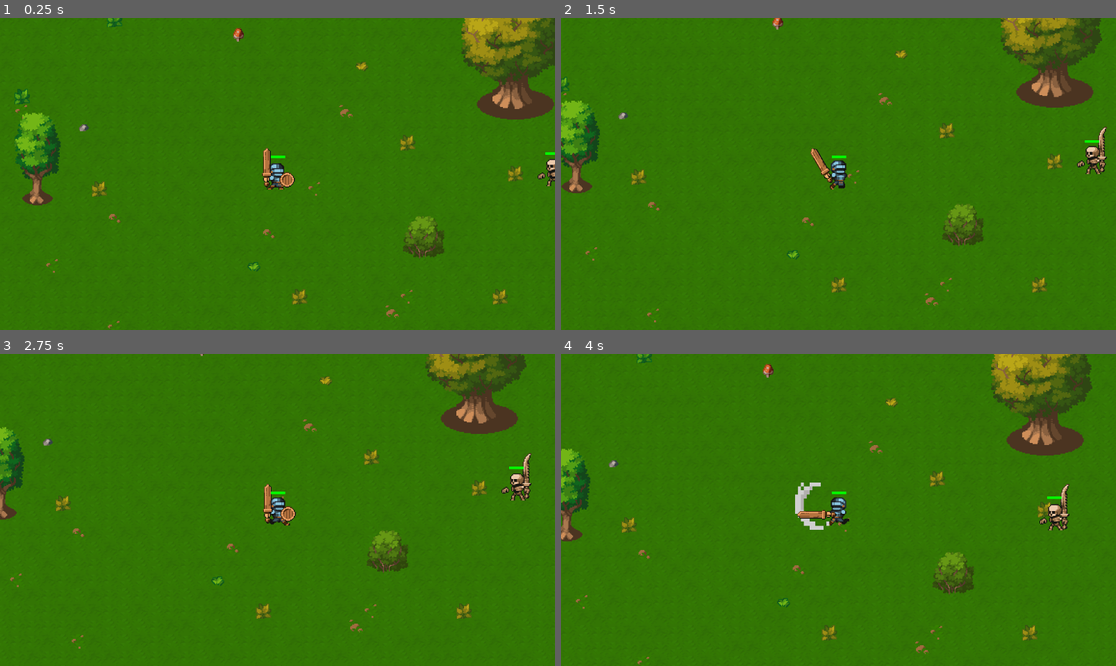
Above: before the commit, frames 1-4 (two rows, left to right).
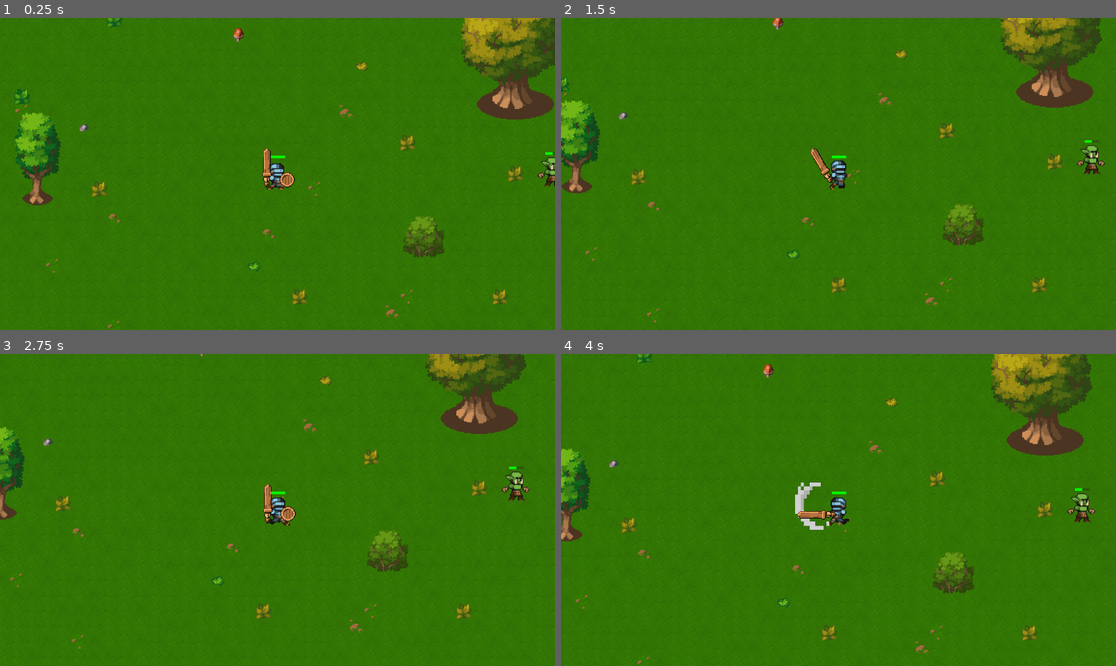
Above: after the commit, the same moments.

Repository: danielrc14/godot-web-game
Game: Godot game, scene res://scenes/main.tscn
Two runs of this game, one before a commit and one after it. Both use one fixed random seed, a clock stepped at 60 frames per second and the inputs below.
Inputs (mouse positions are in pixels of both pictures, inside the frame that each line leads up to):
- Up to frame 1 (0.25 s): no input
- Up to frame 2 (1.5 s): move the mouse to (960, 158) at 0.52 s; hold D (move_right) 0.53-1.28 s; click (960, 158) at 0.6 s; move the mouse to (727, 189) at 1.27 s; hold S (move_down) from 1.28 s (still down); click (727, 189) at 1.35 s
- Up to frame 3 (2.75 s): move the mouse to (333, 441) at 2.02 s; release S (move_down) at 2.03 s; hold D (move_right) from 2.03 s (still down); click (333, 441) at 2.1 s
- Up to frame 4 (4 s): move the mouse to (810, 572) at 2.77 s; release D (move_right) at 2.78 s; hold W (move_up) 2.78-3.53 s; click (810, 572) at 2.85 s; move the mouse to (1005, 556) at 3.52 s; hold A (move_left) from 3.53 s (still down); click (1005, 556) at 3.6 s

The runs differ from the first frame. In frame 1, 0.2% of the frame differs, in the area x 96-100%, y 42-54%; in frame 2, 0.4%; in frame 3, 0.4%; in frame 4, 0.7%, in the area x 86-97%, y 41-57%.
Error after the commit: Parse Error: Could not find type "Player" in the current scope. (res://scenes/characters/enemy.gd:75)

Commit message:
add: replicate enemy creation and position

Diff:
--- a/scenes/characters/enemy.gd
+++ b/scenes/characters/enemy.gd
@@ -1,22 +1,36 @@
 extends Character
+signal died
+signal following_player(id)
+signal unfollowing_player(id)
 
 @export var max_enemy_hp: int = 30
 @export var enemy_speed: int = 80
 @export var enemy_attack_speed: float = 1.4
 @export var distance_to_attack: float = 50
 @export var attack_cooldown: float = 1.5
-var followed_player: Node2D = null
+@export var left_weapon_name: String
+@export var right_weapon_name: String
+@export var sprite_frames_name: String
+var followed_players = []
 var attack_on_cooldown: bool = false
+var enemy_id: int
 
 
 func _ready():
 	max_hp = max_enemy_hp
 	speed = enemy_speed
 	attack_speed = enemy_attack_speed
+	if left_weapon_name:
+		left_weapon_class = load("res://scenes/weapons/bone/" + left_weapon_name + ".tscn")
+	if right_weapon_name:
+		right_weapon_class = load("res://scenes/weapons/bone/" + right_weapon_name + ".tscn")
+	if sprite_frames:
+		sprite_frames = load("res://resources/sprite_frame/enemies/" + sprite_frames_name + ".tres")
 	super()
 
 
 func _physics_process(delta):
+	"""
 	if can_act():
 		var movement_vector = Vector2.ZERO
 		var will_attack = false
@@ -41,6 +55,8 @@
 		move(movement_vector, delta)
 		if will_attack:
 			enemy_attack()
+	"""
+	pass
 
 
 func enemy_attack():
@@ -52,13 +68,25 @@
 
 
 func _on_detection_area_area_entered(area):
-	if not followed_player and area.get_parent().get_parent().name == "Player":
-		followed_player = area.get_parent().get_parent()
+	#if area.name == "HurtArea" and area.get_parent().get_parent() is Player:
+		#followed_players.append(area.get_parent().get_parent())
+	if (
+		area.name == "HurtArea"
+		and area.get_parent().get_parent() is Player
+		and not area.get_parent().get_parent().is_remote_player
+	):
+		following_player.emit(enemy_id)
 
 
 func _on_detection_area_area_exited(area):
-	if area.name == "HurtArea" and area.get_parent().get_parent().name == "Player":
-		followed_player = null
+	#if area.name == "HurtArea" and area.get_parent().get_parent() in followed_players:
+		#followed_players.erase(area.get_parent().get_parent())
+	if (
+		area.name == "HurtArea"
+		and area.get_parent().get_parent() is Player
+		and not area.get_parent().get_parent().is_remote_player
+	):
+		unfollowing_player.emit(enemy_id)
 
 
 func _on_animation_player_animation_finished(anim_name):
--- a/scenes/characters/enemy.tscn
+++ b/scenes/characters/enemy.tscn
@@ -13,6 +13,11 @@
 [sub_resource type="CircleShape2D" id="CircleShape2D_jmoo4"]
 radius = 203.158
 
+[sub_resource type="SceneReplicationConfig" id="SceneReplicationConfig_diw4r"]
+properties/0/path = NodePath(".:position")
+properties/0/spawn = true
+properties/0/replication_mode = 1
+
 [node name="Enemy" instance=ExtResource("1_obi7s")]
 script = ExtResource("2_fkyj0")
 max_enemy_hp = 30
@@ -20,6 +25,9 @@
 enemy_attack_speed = 1.4
 distance_to_attack = 50.0
 attack_cooldown = 1.5
+left_weapon_name = ""
+right_weapon_name = ""
+sprite_frames_name = ""
 
 [node name="Body" parent="." index="0"]
 material = SubResource("ShaderMaterial_xrs4i")
@@ -36,5 +44,8 @@
 [node name="CollisionShape2D" type="CollisionShape2D" parent="DetectionArea" index="0"]
 shape = SubResource("CircleShape2D_jmoo4")
 
+[node name="MultiplayerSynchronizer" type="MultiplayerSynchronizer" parent="." index="5"]
+replication_config = SubResource("SceneReplicationConfig_diw4r")
+
 [connection signal="area_entered" from="DetectionArea" to="." method="_on_detection_area_area_entered"]
 [connection signal="area_exited" from="DetectionArea" to="." method="_on_detection_area_area_exited"]
--- a/scenes/network.gd
+++ b/scenes/network.gd
@@ -50,6 +50,16 @@
 	make_player_attack.rpc(player_id)
 
 
+func _on_enemy_following_player(enemy_id):
+	#rpc
+	pass
+
+
+func _on_enemy_unfollowing_player(enemy_id):
+	#rpc
+	pass
+
+
 @rpc("authority", "call_remote", "reliable", 0)
 func create_new_player(player_id):
 	if str(player_id) != str(multiplayer.get_unique_id()):
@@ -82,3 +92,26 @@
 func make_player_attack(player_id):
 	if remote_players.has(player_id):
 		remote_players[player_id].attack()
+
+
+@rpc("authority", "call_remote", "reliable", 0)
+func replicate_enemies(enemies_data):
+	var enemy_scene = load("res://scenes/characters/enemy.tscn")
+	for ind in enemies_data.size():
+		var enemy_data = enemies_data[ind]
+		var enemy = enemy_scene.instantiate()
+		enemy.name = "Enemy" + str(ind)
+		enemy.enemy_id = ind
+		enemy.position = enemy_data["position"]
+		enemy.direction = enemy_data.get("direction", 1)
+		enemy.left_weapon_name = enemy_data.get("left_weapon_name", "")
+		enemy.right_weapon_name = enemy_data.get("right_weapon_name", "")
+		enemy.sprite_frames_name = enemy_data.get("sprite_frames_name", "")
+		add_child(enemy, true)
+		enemy.following_player.connect(_on_enemy_following_player)
+		enemy.unfollowing_player.connect(_on_enemy_unfollowing_player)
+
+
+@rpc("any_peer", "call_remote", "reliable", 0)
+func replicate_enemy_following_player(enemies_data):
+	pass
Not shown: 1 places in scenes/characters/enemy.tscn that only renumber resources
